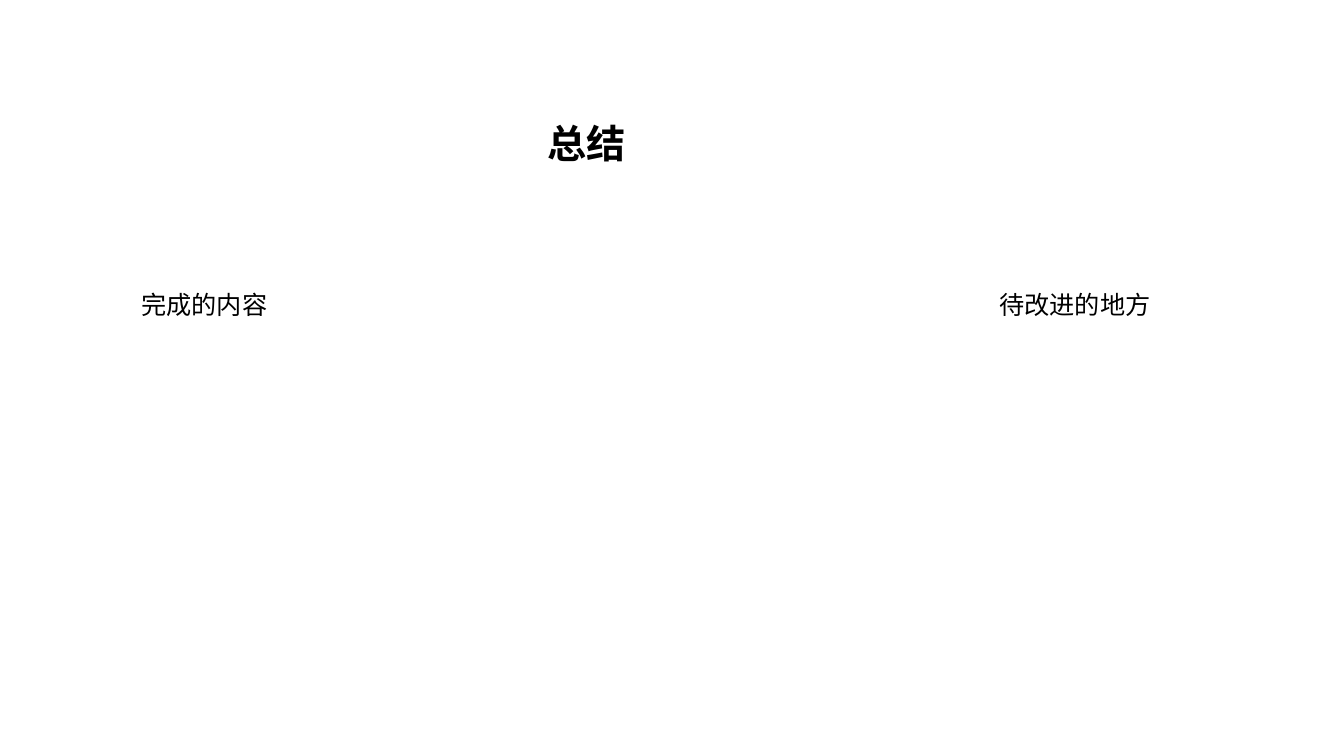
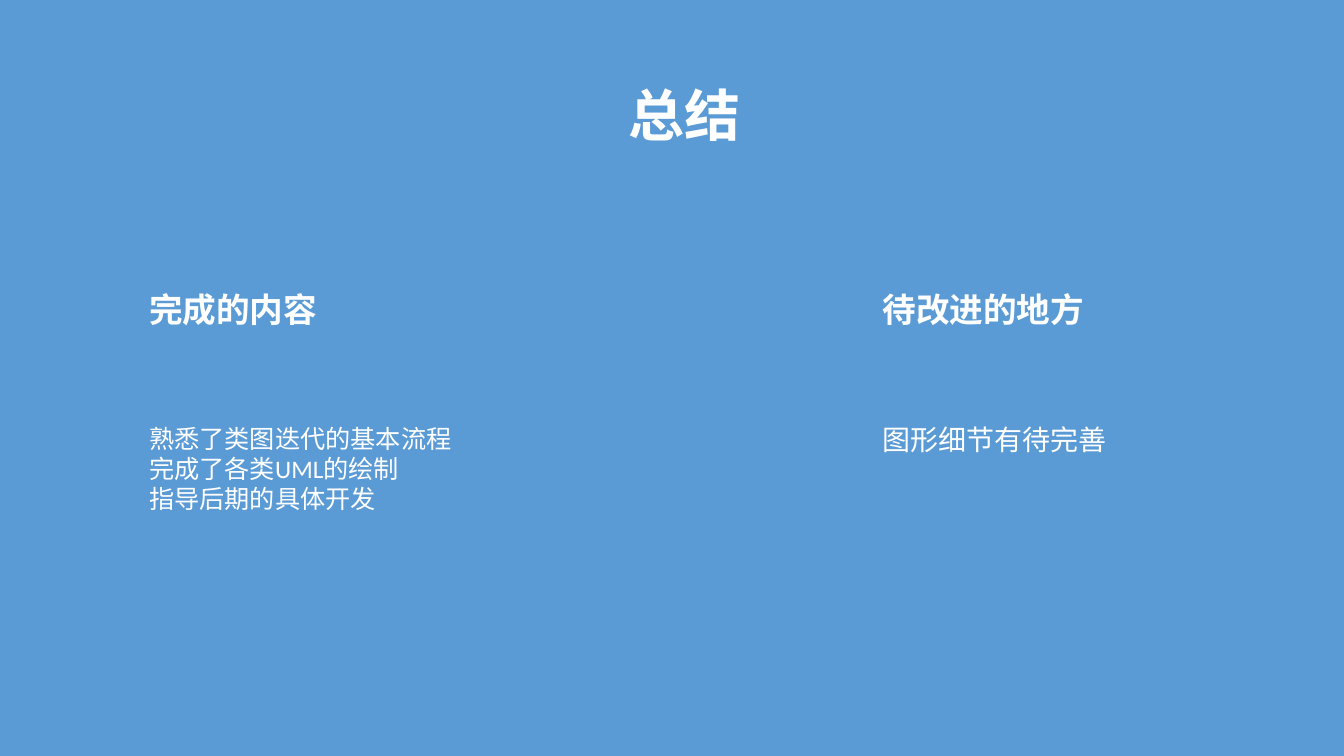
Before and after one commit to gitxiaowen/Docs, a slide deck: slide 10 of 类图迭代.pptx (slide 7 before the commit). Drawn at 1344x756 pixels with LibreOffice and Linux fonts; fonts in the diff are those of the drawing. Boxes give left, top, right and bottom in pixels: in the first picture for what was removed or moved away, otherwise in the second. Text is boxed around its words. In the diff, an @@ line names an element or a change of style, - is before the commit and + after.

Commit message:
更新了PDM图、修改了类图

```diff
--- a/类图迭代.pptx
+++ b/类图迭代.pptx
@@ background #FFFFFF to #5B9BD5 @@
@@ text "总结": place and size @@
-text "总结" at box(547, 124, 625, 162)
+text "总结" at box(628, 88, 740, 141)
@@ text "总结" at box(628, 88, 740, 141): size 28 to 40 pt, font Calibri to Noto Sans CJK SC, text colour #000000 to #FFFFFF @@
@@ text "完成的内容": place and size @@
-text "完成的内容" at box(141, 292, 267, 316)
+text "完成的内容" at box(149, 293, 317, 325)
@@ text "完成的内容" at box(149, 293, 317, 325): size 18 to 24 pt, font Calibri to Noto Sans CJK SC, text colour #000000 to #FFFFFF, bold on @@
@@ text "待改进的地方" at box(883, 293, 1085, 325): size 18 to 24 pt, font Calibri to Noto Sans CJK SC, text colour #000000 to #FFFFFF, bold on @@
@@ text "待改进的地方": place and size @@
-text "待改进的地方" at box(999, 292, 1150, 316)
+text "待改进的地方" at box(883, 293, 1085, 325)
@@ text added at box(149, 427, 451, 510), 18 pt, text #FFFFFF @@
+熟悉了类图迭代的基本流程
+完成了各类UML的绘制
+指导后期的具体开发
@@ text added at box(883, 426, 1107, 452), 20 pt, text #FFFFFF @@
+图形细节有待完善
```
Also in this commit, not shown: 3 other slides changed, 4 slides added, 1 slide removed, 3 other files.
